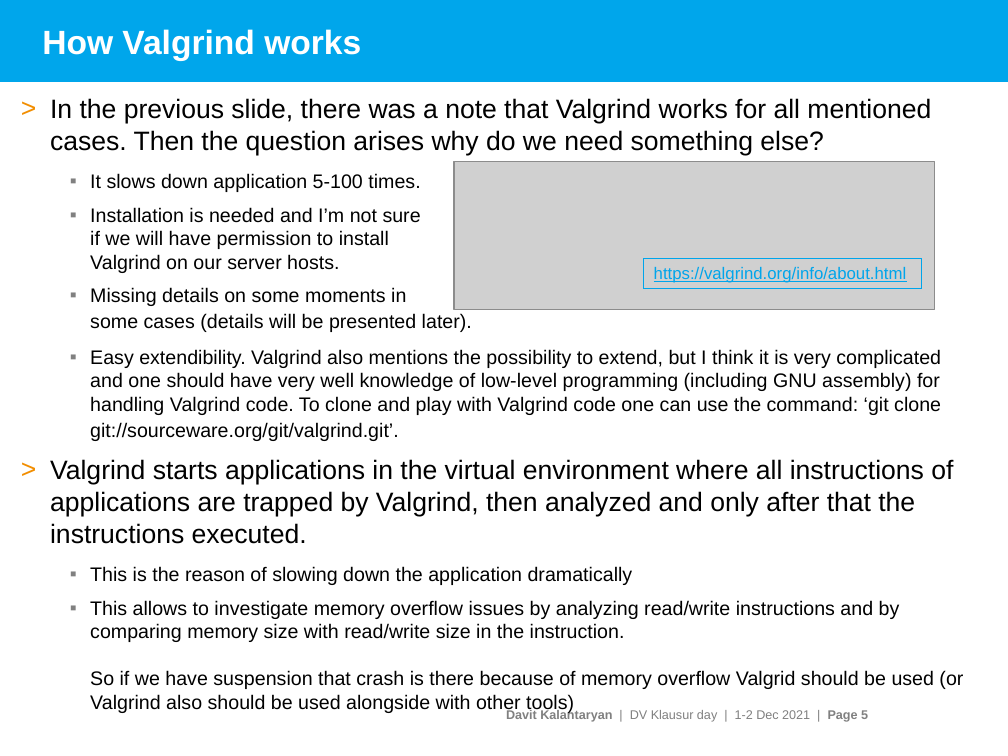
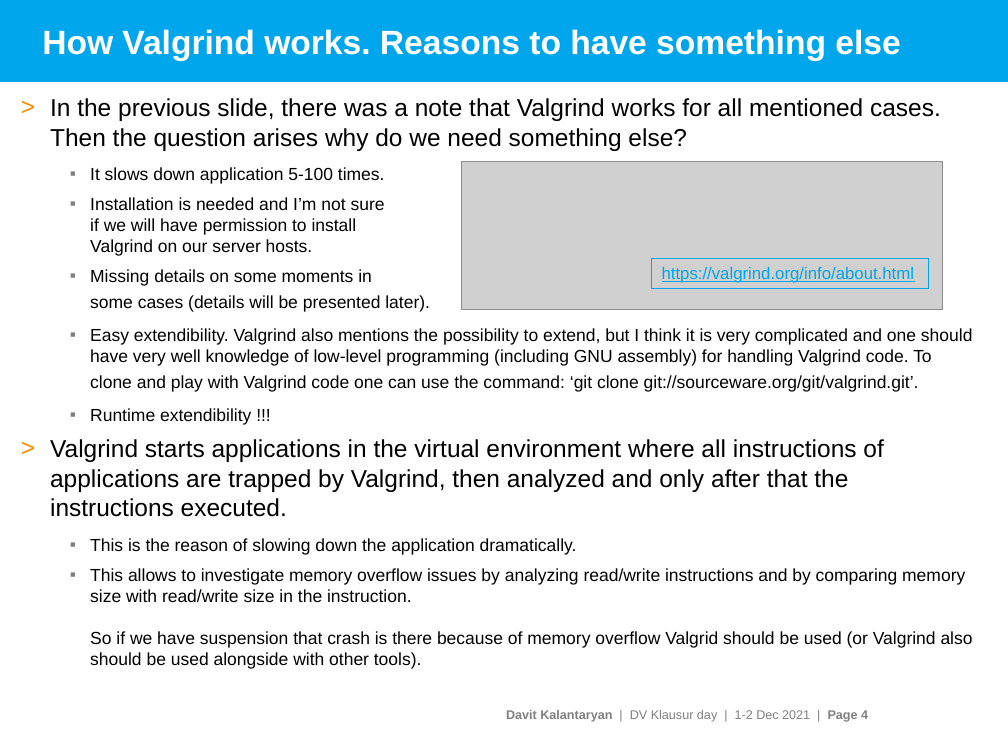
Before and after one commit to davitkalantaryan/old-crash_investigator, a slide deck: slide 4 of docs/crash_investigations.pptx (slide 5 before the commit). Drawn at 1008x756 pixels with LibreOffice and Linux fonts; fonts in the diff are those of the drawing; grey boxes stand for pictures; background and template pictures are left out. Boxes give left, top, right and bottom in pixels: in the first picture for what was removed or moved away, otherwise in the second. Text is boxed around its words. In the diff, an @@ line names an element or a change of style, - is before the commit and + after.

```diff
--- a/docs/crash_investigations.pptx
+++ b/docs/crash_investigations.pptx
@@ title at [42, 29, 900, 61]: text changed @@
-How Valgrind works
+How Valgrind works. Reasons to have something else
@@ text at [50, 98, 973, 517]: size 19 to 17.5 pt in "In the previous slide, there was a ...", "Valgrind starts applications in the virtual environment ..."; size 14 to 12.5 pt in "It slows down application 5-100 times.", "Installation is needed and I’m not sure ...", "Missing details on some moments in some ...", "Easy extendibility. Valgrind also mentions the possibility ..." @@
@@ picture: place and size @@
-picture at [454, 161, 934, 309]
+picture at [462, 161, 942, 309]
@@ rectangle "https://valgrind.org/info/about.html": place and size @@
-rectangle "https://valgrind.org/info/about.html" at [644, 258, 921, 288]
+rectangle "https://valgrind.org/info/about.html" at [652, 258, 929, 288]
@@ text at [90, 408, 251, 425]: paragraph added @@
+  ▪ Runtime extendibility !!!
@@ text at [90, 538, 973, 669]: text changed; size 14 to 12.5 pt @@
-  ▪ This is the reason of slowing down the application dramatically
-  ▪ This allows to investigate memory overflow issues by analyzing read/write instructions and by comparing memory size with read/write size in the instruction.
-    So if we have suspension that crash is there because of memory overflow Valgrid should be used (or Valgrind also should be used alongside with other tools)
+  ▪ This is the reason of slowing down the application dramatically.
+  ▪ This allows to investigate memory overflow issues by analyzing read/write instructions and by comparing memory size with read/write size in the instruction.
+    So if we have suspension that crash is there because of memory overflow Valgrid should be used (or Valgrind also should be used alongside with other tools).
@@ text at [506, 710, 868, 722]: text changed @@
-Davit Kalantaryan | DV Klausur day | 1-2 Dec 2021 | Page 5
+Davit Kalantaryan | DV Klausur day | 1-2 Dec 2021 | Page 4
```
Also in this commit, not shown: 1 other slide changed, 1 slide added, 1 slide removed.
